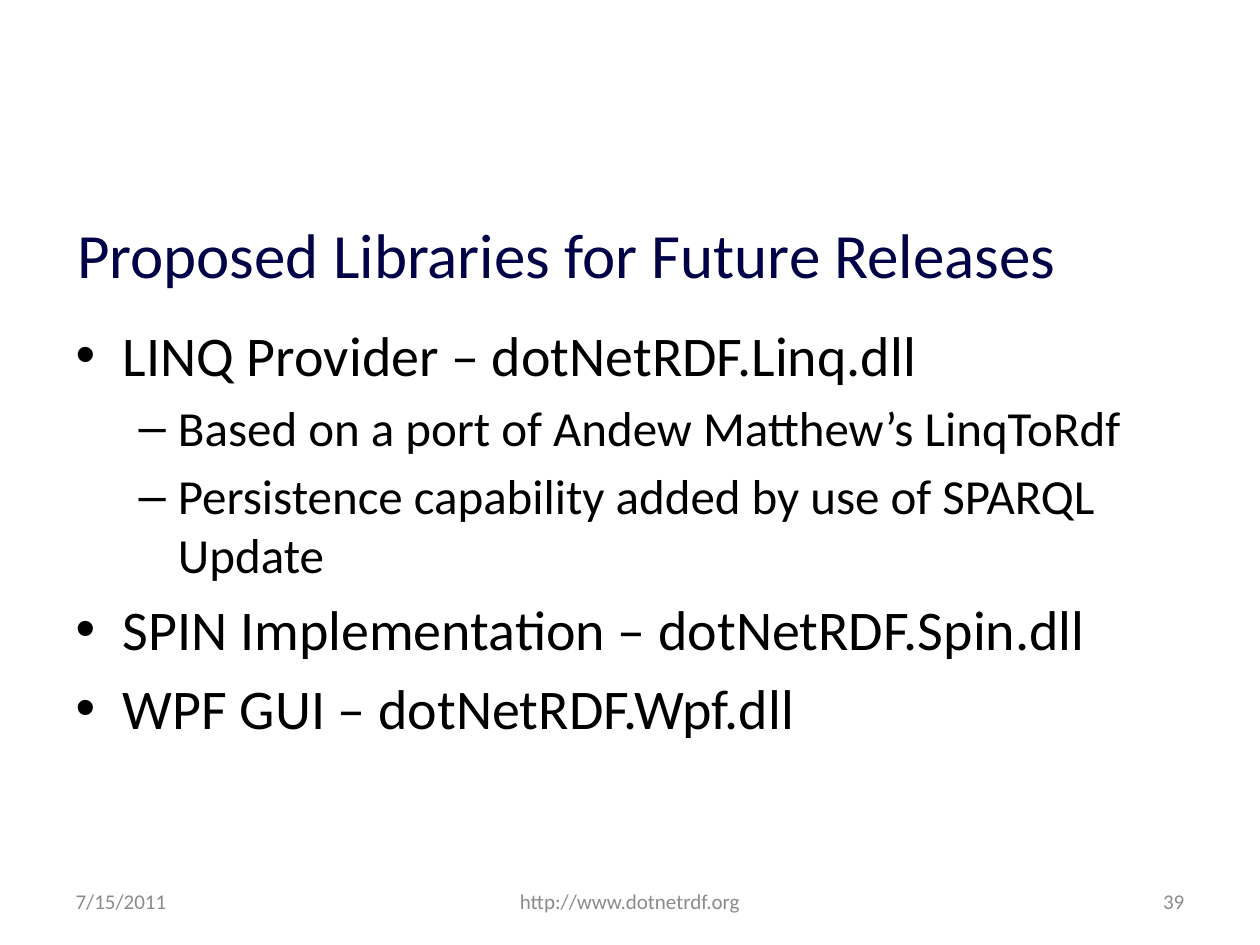
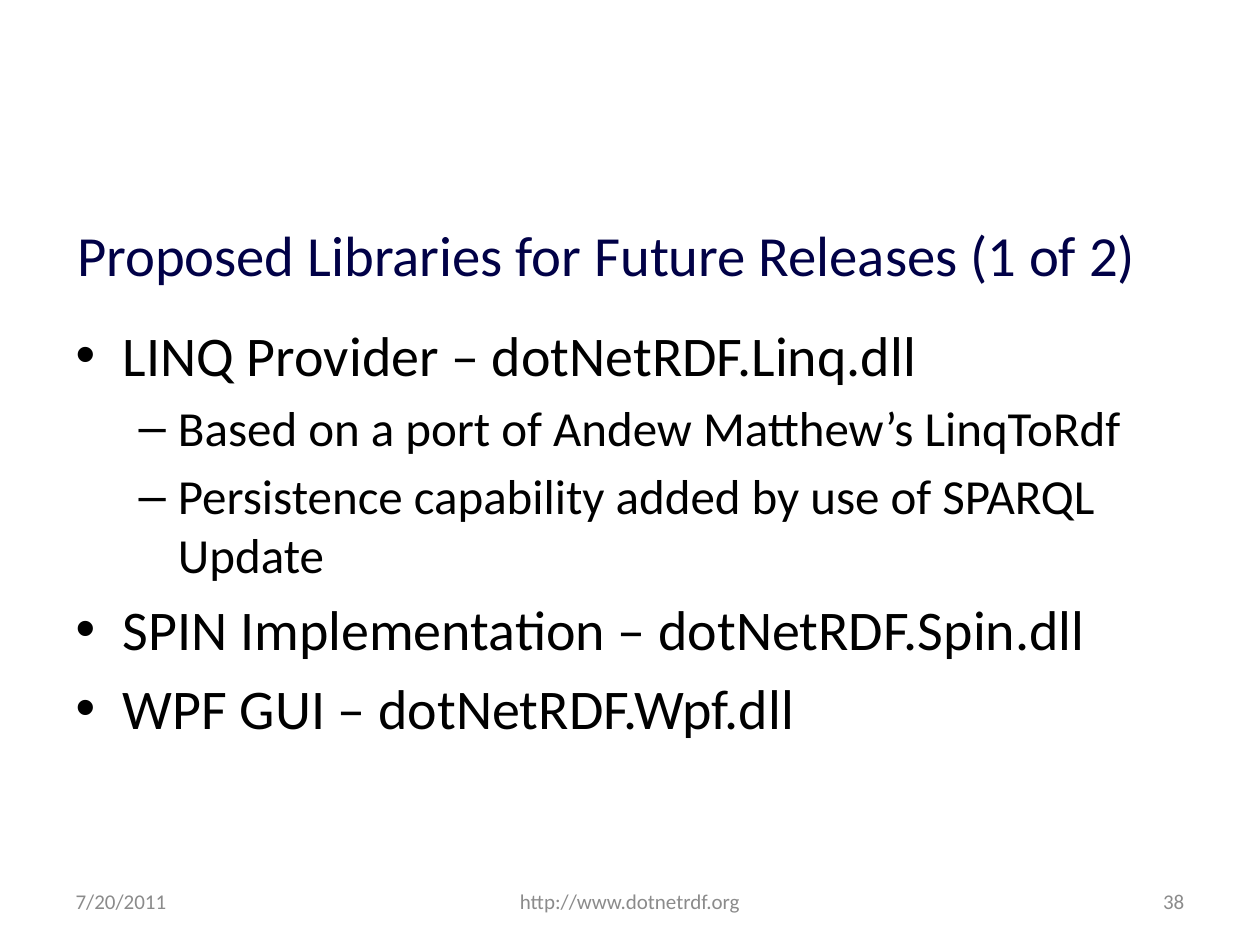
Before and after one commit to JohnGoldsmith/dotnetrdf-wiki, a slide deck: slide 38 of Slides/Roadmap.pptx (slide 39 before the commit). Drawn at 1260x945 pixels with LibreOffice and Linux fonts; fonts in the diff are those of the drawing; background and template pictures are left out. Boxes give left, top, right and bottom in pixels: in the first picture for what was removed or moved away, otherwise in the second. Text is boxed around its words. In the diff, an @@ line names an element or a change of style, - is before the commit and + after.

```diff
--- a/Slides/Roadmap.pptx
+++ b/Slides/Roadmap.pptx
@@ title at (77,234,1135,285): text changed; size 36 to 32.4 pt @@
-Proposed Libraries for Future Releases
+Proposed Libraries for Future Releases (1 of 2)
@@ text at (76,894,167,910): text changed @@
-7/15/2011
+7/20/2011
@@ page number at (1163,895,1184,909): text changed @@
-39
+38
```
Also in this commit, not shown: 46 other slides changed, 1 slide added.
